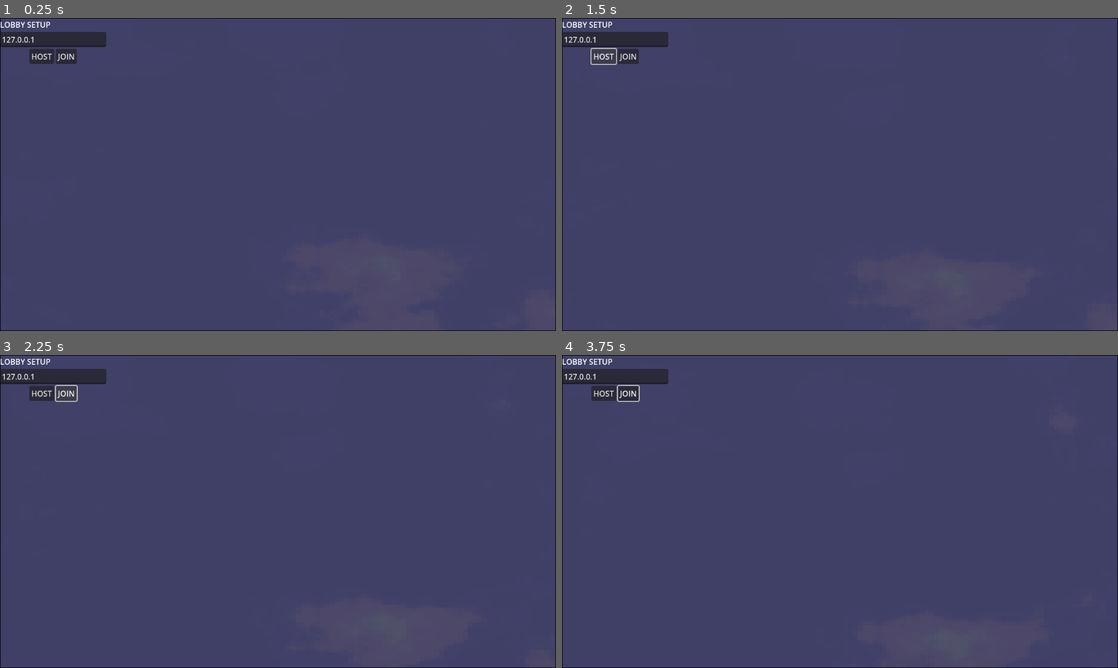
Above: before the commit, frames 1-4 (two rows, left to right).
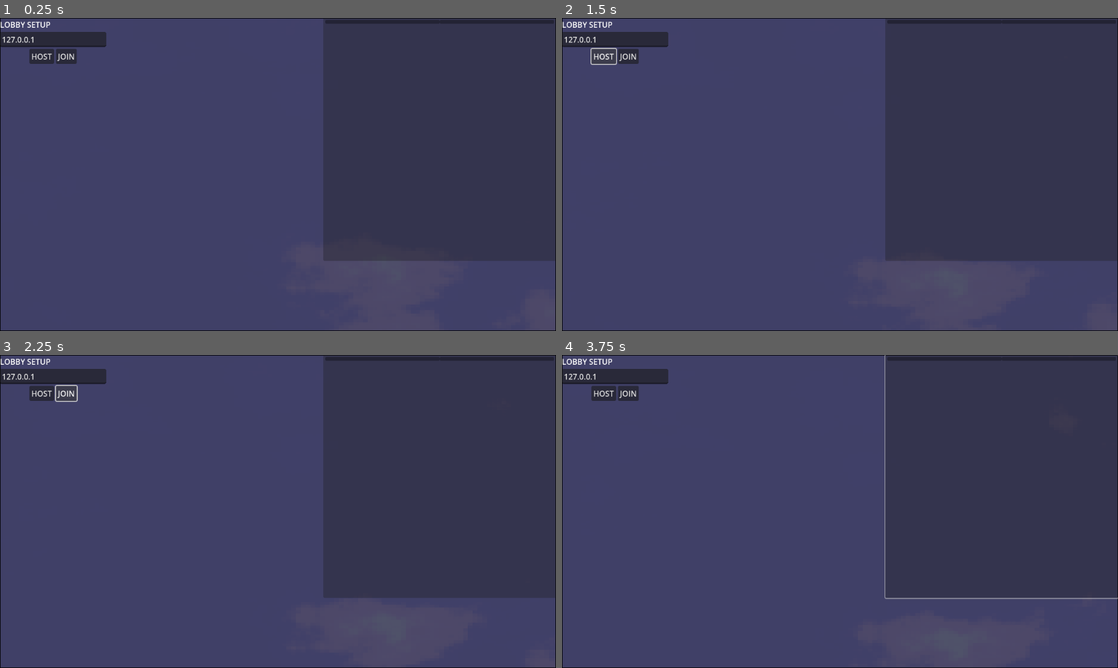
Above: after the commit, the same moments.

Repository: kickflip-games/kiwijam25
Game: Godot game, scene res://scenes/Main.tscn
Two runs of this game, one before a commit and one after it. Both use one fixed random seed, a clock stepped at 60 frames per second and the inputs below.
Inputs (mouse positions are in pixels of both pictures, inside the frame that each line leads up to):
- Up to frame 1 (0.25 s): no input
- Up to frame 2 (1.5 s): tap Enter at 0.5 s; move the mouse to (962, 158) at 0.52 s; hold Space (dash) 0.53-1.25 s; click "HOST" at 1.25 s
- Up to frame 3 (2.25 s): click "JOIN" at 2 s
- Up to frame 4 (3.75 s): move the mouse to (728, 527) at 2.77 s; click (728, 527) at 2.85 s; move the mouse to (895, 442) at 3.52 s; press the mouse at (895, 442) at 3.53 s

The runs differ from the first frame. In frame 1, 32% of the frame differs, in the area x 58-100%, y 0-78%; in frame 2, 32%; in frame 3, 32%; in frame 4, 33%, in the area x 9-100%, y 0-78%.

Commit message:
add sores

Diff:
--- a/scenes/Main.gd
+++ b/scenes/Main.gd
@@ -1 +1,29 @@
 extends Node2D
+
+
+@onready var spanwer = $MultiplayerSpawner
+@onready var score_tree: Tree = $CanvasLayer/ScoreUI/Tree
+
+signal scores_updated
+
+
+func _ready():
+	spanwer.scores_updated_event.connect(update_score_table)
+
+
+func update_score_table(scores):
+	score_tree.clear()  # Clear existing rows
+
+
+	# Setup tree columns
+	score_tree.set_column_titles_visible(true)
+	score_tree.set_column_title(0, "Player")
+	score_tree.set_column_title(1, "Score")
+
+	var root = score_tree.create_item()  # Root item
+
+	# Sort and add rows
+	for player in scores.keys():
+		var item = score_tree.create_item(root)
+		item.set_text(0, "P%d"%player)
+		item.set_text(1, str(spanwer.player_scores[player]))
--- a/scenes/Main.tscn
+++ b/scenes/Main.tscn
@@ -16,6 +16,9 @@
 [sub_resource type="CameraAttributesPractical" id="CameraAttributesPractical_jlsqs"]
 
 [sub_resource type="Compositor" id="Compositor_q8u5g"]
+
+[sub_resource type="Theme" id="Theme_c01mt"]
+default_font_size = 30
 
 [node name="Main" type="Node2D"]
 script = ExtResource("1_jlsqs")
@@ -42,4 +45,29 @@
 
 [node name="HighLevelUi" parent="." instance=ExtResource("3_nxtc6")]
 
+[node name="CanvasLayer" type="CanvasLayer" parent="."]
+
+[node name="ScoreUI" type="Control" parent="CanvasLayer"]
+modulate = Color(1, 1, 1, 0.54509807)
+layout_mode = 3
+anchors_preset = 15
+anchor_right = 1.0
+anchor_bottom = 1.0
+grow_horizontal = 2
+grow_vertical = 2
+mouse_filter = 2
+theme = SubResource("Theme_c01mt")
+
+[node name="Tree" type="Tree" parent="CanvasLayer/ScoreUI"]
+layout_mode = 1
+anchors_preset = 15
+anchor_right = 1.0
+anchor_bottom = 1.0
+offset_left = 670.0
+offset_bottom = -145.0
+grow_horizontal = 2
+grow_vertical = 2
+columns = 2
+column_titles_visible = true
+
 [editable path="Background"]
--- a/scenes/networking/lobbyUi.gd
+++ b/scenes/networking/lobbyUi.gd
@@ -154,7 +154,8 @@
 	status_label.visible = true
 	player_list.visible = false
 
-	$VBoxContainer.visible = false
+	get_parent().get_node("CanvasLayer").visible = false
+
 
 func _reset_lobby():
 	# Reset to initial state
--- a/scenes/networking/multiplayer_spawner.gd
+++ b/scenes/networking/multiplayer_spawner.gd
@@ -2,6 +2,9 @@
 @export var network_player: PackedScene
 var spawned_players: Dictionary = {}
 var player_scores: Dictionary = {}
+
+
+signal scores_updated_event(scores_dict:Dictionary)
 
 
 
@@ -71,3 +74,4 @@
 	print("increase %d's score " % player_id)
 	print(player_scores)
 	spawned_players[player_id].increase_score()
+	scores_updated_event.emit(player_scores)
--- a/scenes/player/Player.gd
+++ b/scenes/player/Player.gd
@@ -540,7 +540,8 @@
 func increase_score():
 	score += 100
 	print("increasing score INSIDE player")
-	emit_signal("score_changed", score)
+	if player_ui:
+		player_ui._on_score_changed(score)
 
 
 func _on_finger_tracker_finger_dash() -> void:
--- a/scenes/player/Player.tscn
+++ b/scenes/player/Player.tscn
@@ -72,6 +72,9 @@
 properties/0/path = NodePath(".:target_position")
 properties/0/spawn = true
 properties/0/replication_mode = 1
+properties/1/path = NodePath(".:position")
+properties/1/spawn = true
+properties/1/replication_mode = 1
 
 [node name="Player" type="Node2D" groups=["player"]]
 script = ExtResource("1_p0vlq")
--- a/scenes/player/player_ui.tscn
+++ b/scenes/player/player_ui.tscn
@@ -45,6 +45,7 @@
 expand_mode = 2
 
 [node name="ScoreLabel" type="RichTextLabel" parent="."]
+visible = false
 layout_mode = 1
 anchors_preset = 7
 anchor_left = 0.5
@@ -57,7 +58,7 @@
 grow_horizontal = 2
 grow_vertical = 0
 theme = SubResource("Theme_npwbq")
-theme_override_font_sizes/normal_font_size = 40
+theme_override_font_sizes/normal_font_size = 1
 text = "000"
 horizontal_alignment = 1
 vertical_alignment = 1
Not shown: 1 places in scenes/Main.tscn that only renumber resources
Empty file added: scenes/score_ui.gd
Not shown, added: scenes/score_ui.gd.uid
